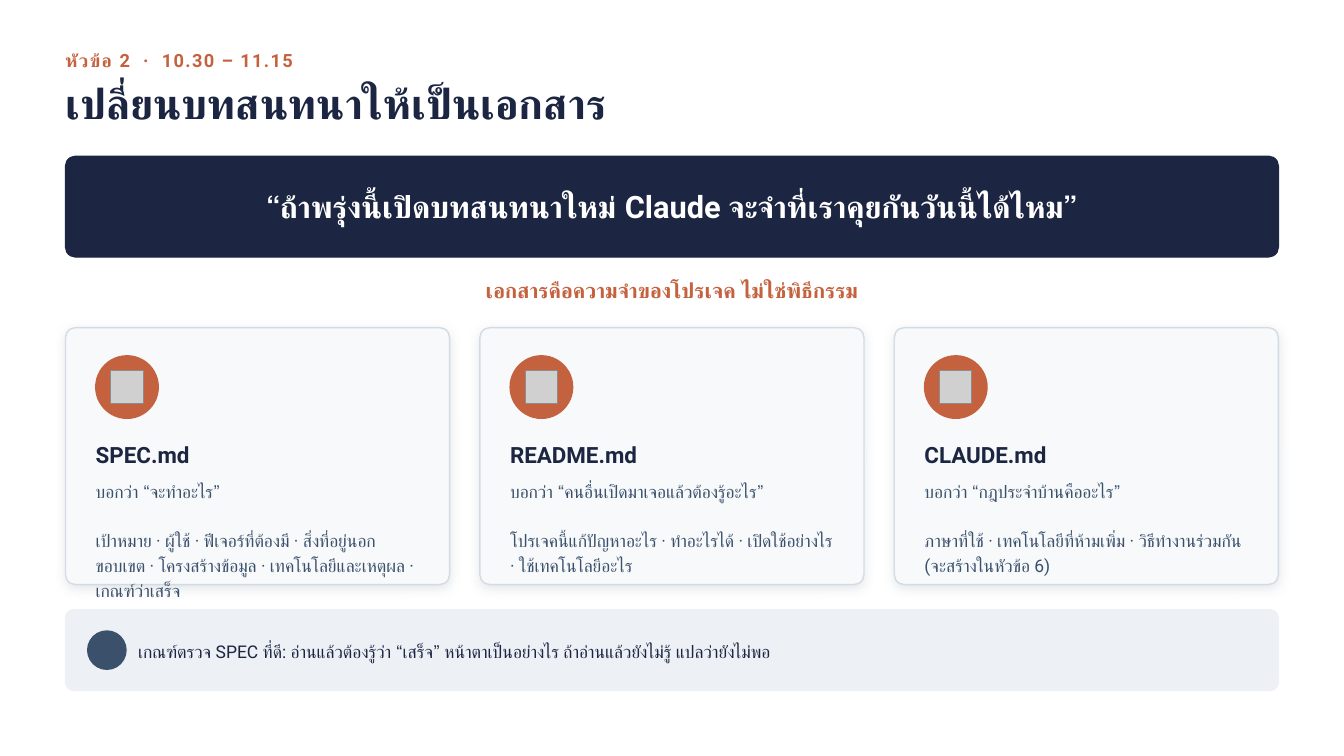
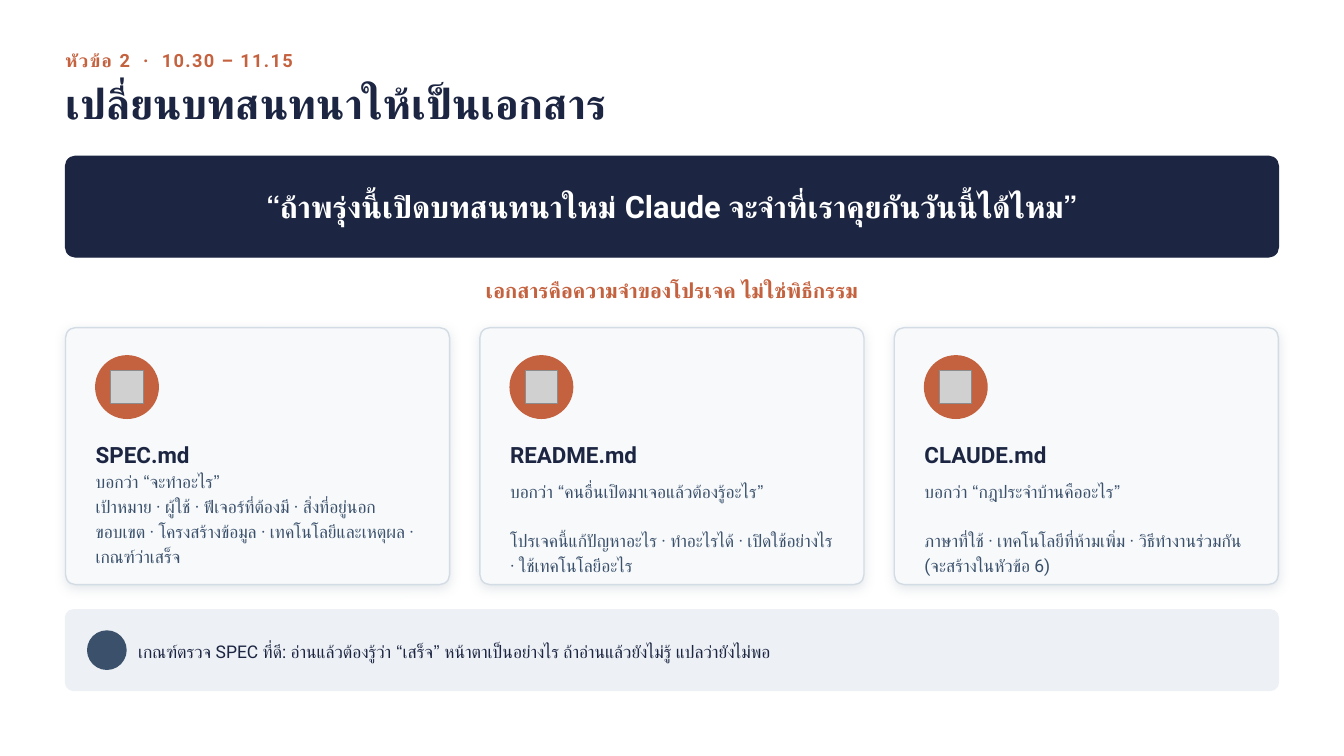
Before and after one commit to turboadd/IT_Asset_Tracker, a slide deck: slide 11 of train doc/สไลด์ประกอบการสอน-Claude-Git-GitHub.pptx (slide 12 before the commit). Drawn at 1344x756 pixels with LibreOffice and Linux fonts; fonts in the diff are those of the drawing; grey boxes stand for pictures; background and template pictures are left out. Boxes give left, top, right and bottom in pixels: in the first picture for what was removed or moved away, otherwise in the second. Text is boxed around its words. In the diff, an @@ line names an element or a change of style, - is before the commit and + after.

```diff
--- a/train doc/สไลด์ประกอบการสอน-Claude-Git-GitHub.pptx
+++ b/train doc/สไลด์ประกอบการสอน-Claude-Git-GitHub.pptx
@@ text "บอกว่า “จะทำอะไร”" rewrapped from [96, 484, 405, 597] to [96, 475, 405, 563] @@
```
Also in this commit, not shown: 5 other slides changed, 1 slide removed.
